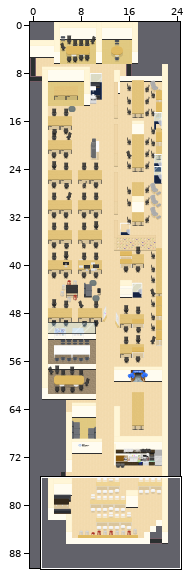
Level history. Tiled map (JSON): maps/Office.json. The picture above shows the old version from afar; the outline marks the close-up.
Close-up. First the earlier version:
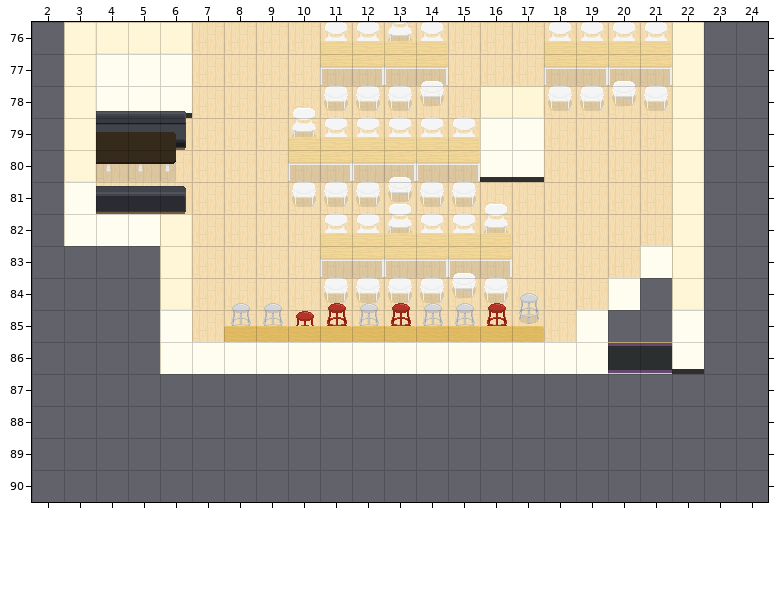
Cells are 32x32 px. Shown: x 2..24, y 76..90. The commit also changed other parts of the map, which this record leaves out. Tiles whose own drawing changed are shown in their newer look in all pictures.
And afterwards:
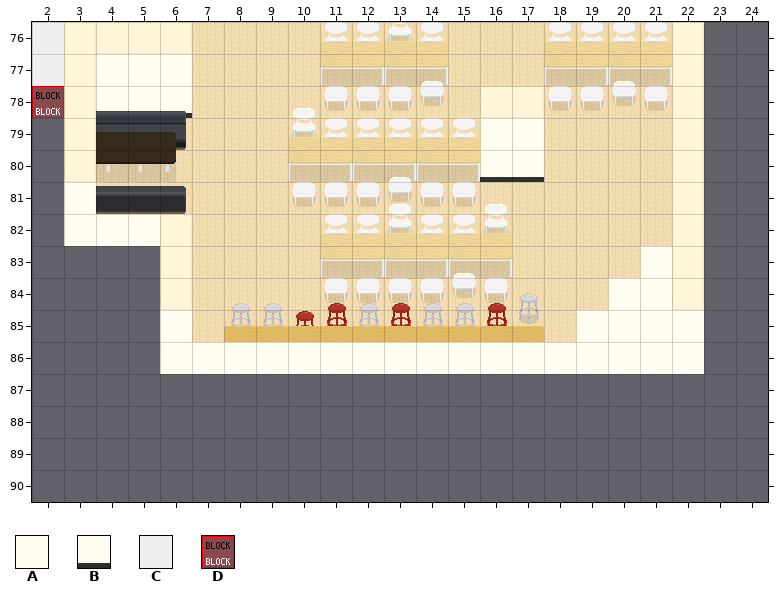
Key: from "OGP_Walls & Floor": A 156, B 181; from "WA_Room_Builder": C 203; from "WA_Special_Zones": D 2.
_ is an empty cell.
See-through tiles are keyed as they look on the map.
The edit:
{"where": "layer \"collisions\""}
{"y":78,"x":2,"old":"_","new":"D"}
{"where": "layer \"floor\""}
{"y":76,"x":2,"old":"_","new":"C"}
{"y":77,"x":2,"old":"_","new":"C"}
{"where": "layer \"walls\""}
{"y":84,"x":21,"old":"_","new":"A"}
{"y":85,"x":20,"old":"__","new":"AA"}
{"y":86,"x":20,"old":"__B","new":"AAA"}
